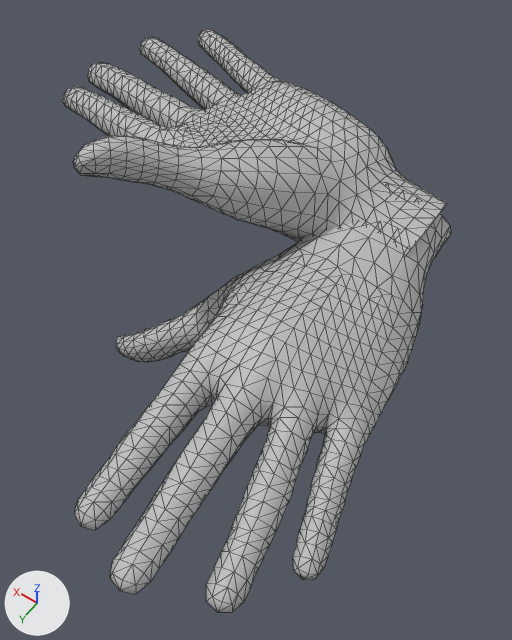
A saved change to the FBX model models/left_new.fbx.
Both versions are drawn from a camera (50 mm lens) standing at (-0.089, 0.224, 0.232) and looking at (0.025, 0.065, -0.018). The axes (+X, +Y, +Z) are drawn at lower left. The lights are the same throughout. Mesh edges are drawn as thin lines. Where no turn or scale is listed for an object, it has been applied to the vertices.

Objects in the first picture: 'l_handMeshNode', 'l_handMeshNode1'.
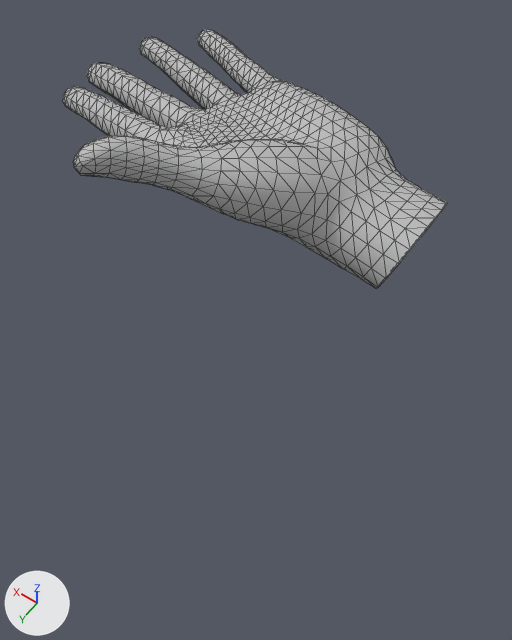
The newer file is also turned or shifted as a whole; pictures and numbers use the older file's frame.

Edits to the bpy script that builds the scene:
```text
Remove ob_l_handmeshnode1:
    ob_l_handmeshnode1 = bpy.data.objects.new('l_handMeshNode1', me_mesh_001)
    ob_l_handmeshnode1.location = (0.0, 0.0, 0.0)
```

Pixel boxes (x1, y1, x2, y2) of what changed, in the pictures (512 x 640 px):
'l_handMeshNode1', deleted
    before: (74, 186, 451, 612)
